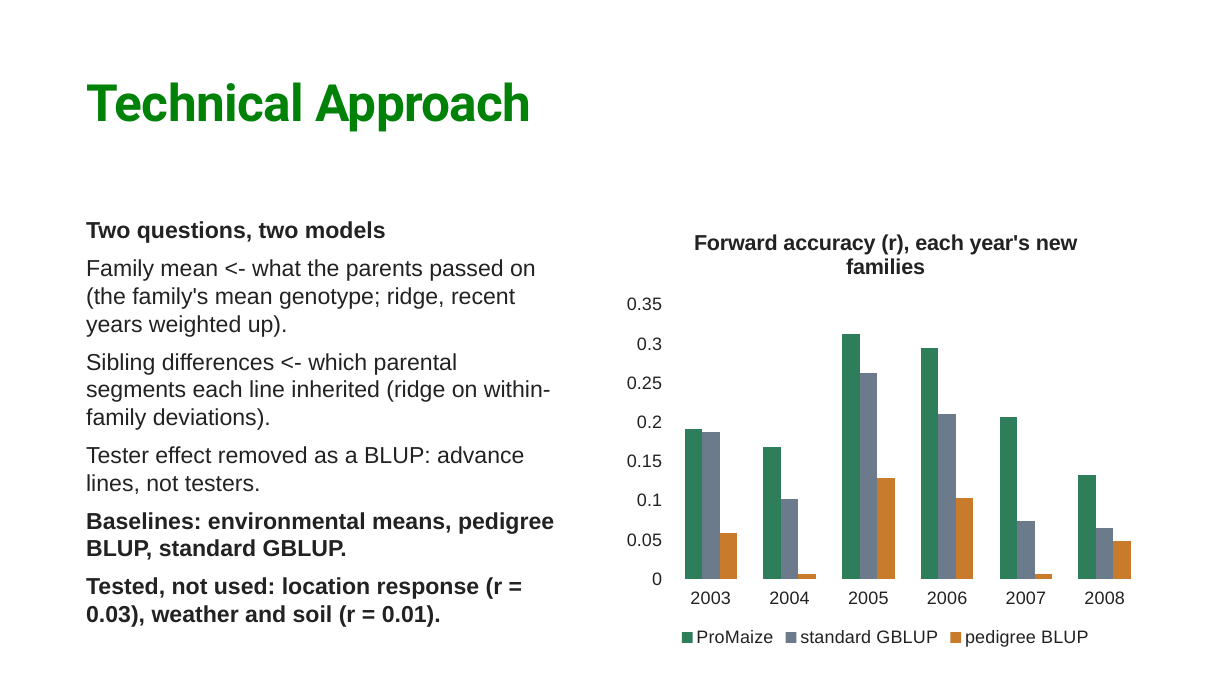
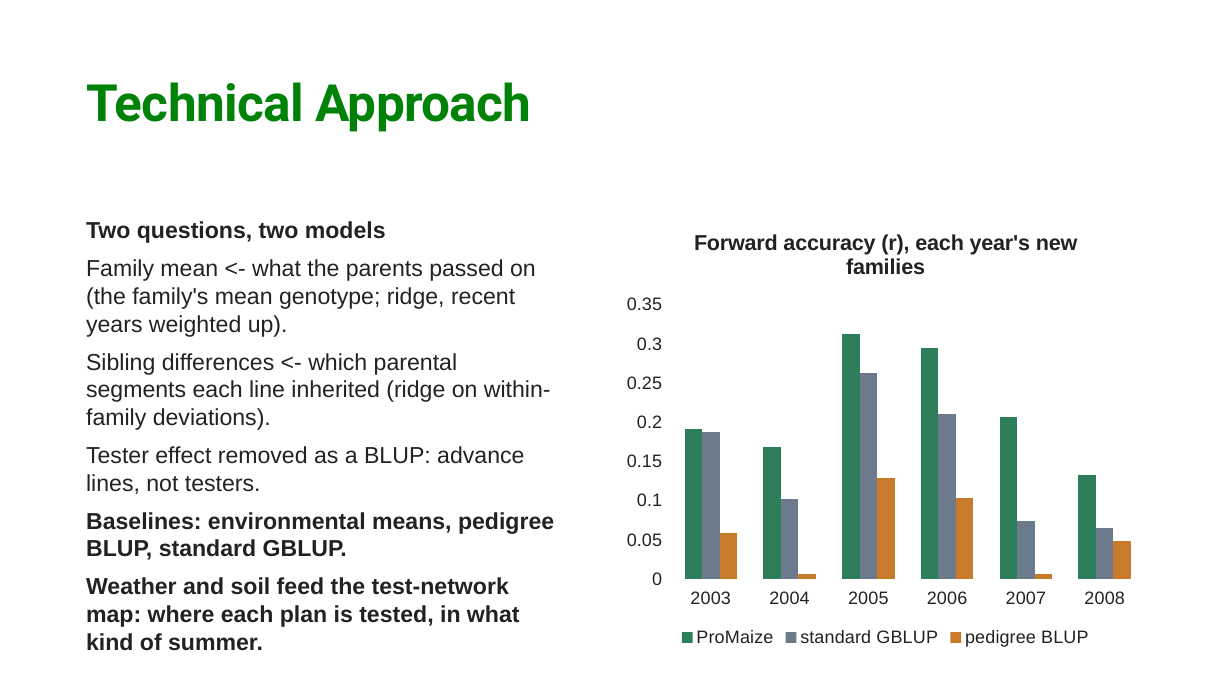
Before and after one commit to Ouroboros505/sydag-2026, a slide deck: slide 6 of docs/ProMaize_deck.pptx. Drawn at 1232x693 pixels with LibreOffice and Linux fonts; fonts in the diff are those of the drawing; background and template pictures are left out. Boxes give left, top, right and bottom in pixels: in the first picture for what was removed or moved away, otherwise in the second. Text is boxed around its words. In the diff, an @@ line names an element or a change of style, - is before the commit and + after.

```diff
--- a/docs/ProMaize_deck.pptx
+++ b/docs/ProMaize_deck.pptx
@@ text at (86,577,520,651): text changed @@
-Tested, not used: location response (r = 0.03), weather and soil (r = 0.01).
+Weather and soil feed the test-network map: where each plan is tested, in what kind of summer.
```
Also in this commit, not shown: 5 other files.
